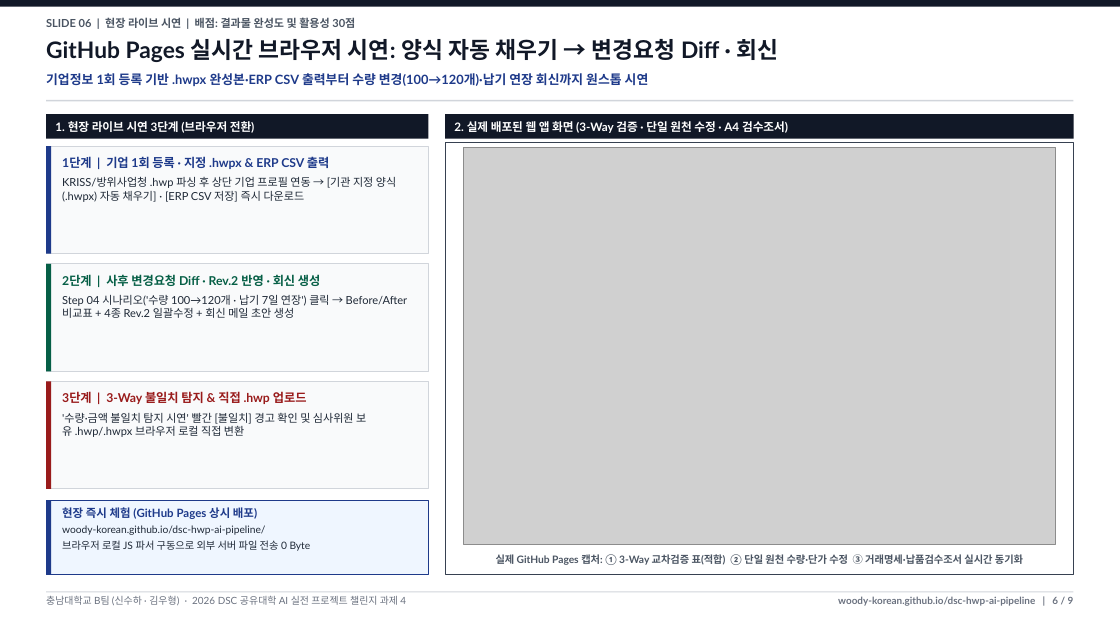
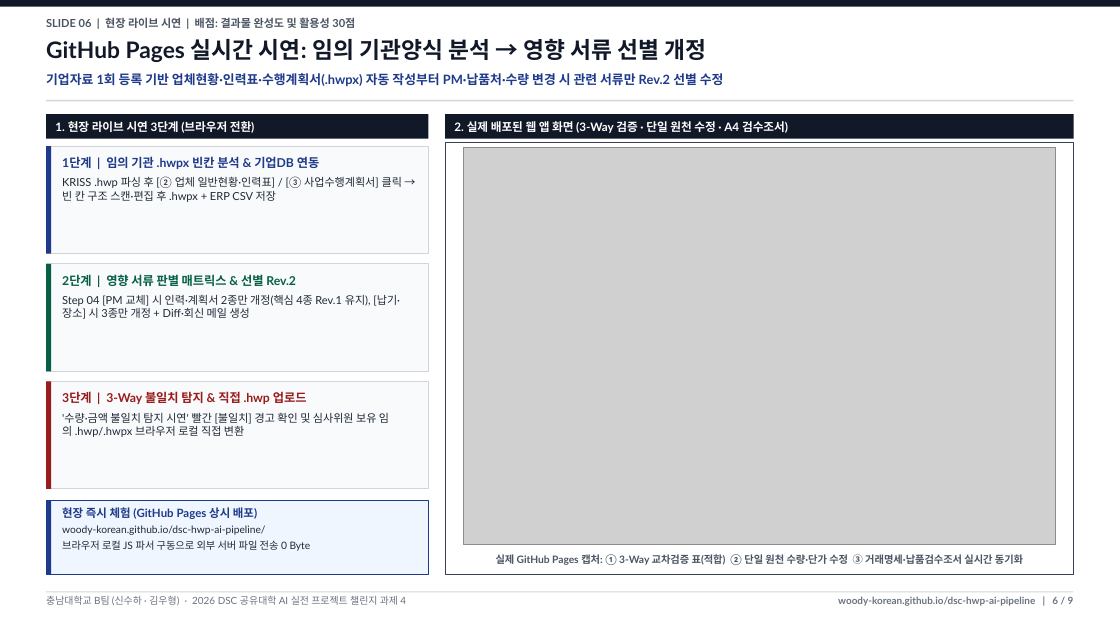
Before and after one commit to woody-korean/dsc-hwp-ai-pipeline, a slide deck: slide 6 of docs/충남대B팀_과제4_HWP_AI_행정자동화_발표자료.pptx. Drawn at 1120x630 pixels with LibreOffice and Linux fonts; fonts in the diff are those of the drawing; grey boxes stand for pictures. Boxes give left, top, right and bottom in pixels: in the first picture for what was removed or moved away, otherwise in the second. Text is boxed around its words. In the diff, an @@ line names an element or a change of style, - is before the commit and + after.

Commit message:
Add schema-agnostic HWPX form analyzer workbench and Step 04 selective impact revision control

```diff
--- a/docs/충남대B팀_과제4_HWP_AI_행정자동화_발표자료.pptx
+++ b/docs/충남대B팀_과제4_HWP_AI_행정자동화_발표자료.pptx
@@ text at box(46, 38, 707, 62): text changed @@
-GitHub Pages 실시간 브라우저 시연: 양식 자동 채우기 → 변경요청 Diff · 회신
+GitHub Pages 실시간 시연: 임의 기관양식 분석 → 영향 서류 선별 개정
@@ text at box(46, 73, 724, 86): text changed @@
-기업정보 1회 등록 기반 .hwpx 완성본·ERP CSV 출력부터 수량 변경(100→120개)·납기 연장 회신까지 원스톱 시연
+기업자료 1회 등록 기반 업체현황·인력표·수행계획서(.hwpx) 자동 작성부터 PM·납품처·수량 변경 시 관련 서류만 Rev.2 선별 수정
@@ text at box(62, 156, 402, 202): text changed @@
-1단계 | 기업 1회 등록 · 지정 .hwpx & ERP CSV 출력
-KRISS/방위사업청 .hwp 파싱 후 상단 기업 프로필 연동 → [기관 지정 양식(.hwpx) 자동 채우기] · [ERP CSV 저장] 즉시 다운로드
+1단계 | 임의 기관 .hwpx 빈칸 분석 & 기업DB 연동
+KRISS .hwp 파싱 후 [② 업체 일반현황·인력표] / [③ 사업수행계획서] 클릭 → 빈 칸 구조 스캔·편집 후 .hwpx + ERP CSV 저장
@@ text at box(62, 274, 400, 319): text changed @@
-2단계 | 사후 변경요청 Diff · Rev.2 반영 · 회신 생성
-Step 04 시나리오('수량 100→120개 · 납기 7일 연장') 클릭 → Before/After 비교표 + 4종 Rev.2 일괄수정 + 회신 메일 초안 생성
+2단계 | 영향 서류 판별 매트릭스 & 선별 Rev.2
+Step 04 [PM 교체] 시 인력·계획서 2종만 개정(핵심 4종 Rev.1 유지), [납기·장소] 시 3종만 개정 + Diff·회신 메일 생성
@@ text at box(62, 413, 389, 437): text changed @@
-'수량·금액 불일치 탐지 시연' 빨간 [불일치] 경고 확인 및 심사위원 보유 .hwp/.hwpx 브라우저 로컬 직접 변환
+'수량·금액 불일치 탐지 시연' 빨간 [불일치] 경고 확인 및 심사위원 보유 임의 .hwp/.hwpx 브라우저 로컬 직접 변환
```
Also in this commit, not shown: 4 other slides changed, 17 other files.
